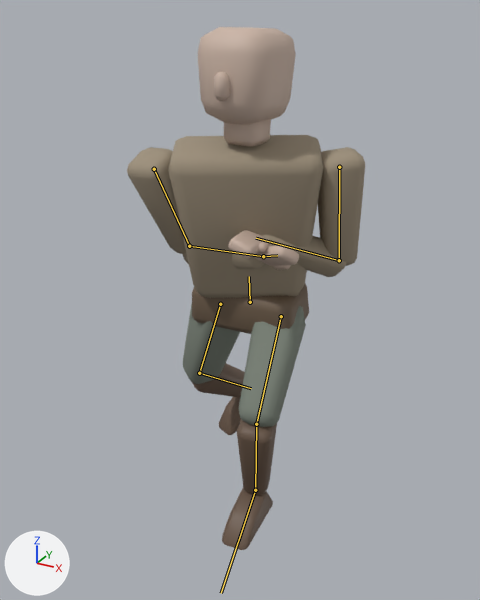
Before and after pictures for a commit that changed the FBX model Phase1_CombatAssets/export/fbx/ANIM_Sword_Attack_HorizontalRL.fbx.
One viewpoint serves both versions: a 50 mm camera at (0.0305, -0.0585, 0.0513) aimed at (0.0001, -0.0033, 0.0237). Every picture has the same lights, and +X, +Y and +Z are marked at lower left. The first picture is the older version. Both versions are drawn at frame 27 of the action 'Sword_Attack_HorizontalRL'; the numbers are the values there. The bones that change are drawn over the model as lines.

Names of what the first picture shows: 'Head_Geo', 'LeftFoot_Geo', 'LeftHand_Geo', 'LeftLowerArm_Geo', 'LeftLowerLeg_Geo', 'LeftUpperArm_Geo', 'LeftUpperLeg_Geo', 'LowerTorso_Geo', 'RightHand_Geo', 'RightLowerArm_Geo', 'RightLowerLeg_Geo', 'RightUpperArm_Geo', 'RightUpperLeg_Geo', 'UpperTorso_Geo' and 1 more.
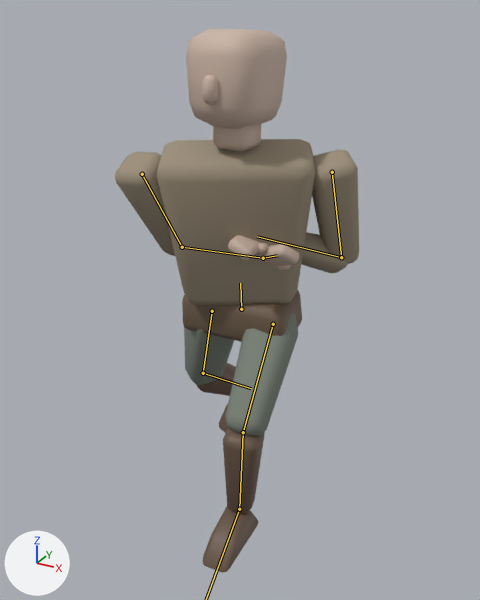
Pixel boxes (x1, y1, x2, y2) of what changed, in the pictures (480 x 600 px):
'UpperTorso_Geo', posed
    before: (168, 135, 323, 298)
    after: (156, 139, 315, 305)
'Head_Geo', posed
    before: (198, 27, 296, 147)
    after: (186, 29, 287, 151)
'LeftUpperLeg_Geo', posed
    before: (238, 306, 306, 427)
    after: (226, 313, 298, 436)
'LeftUpperArm_Geo', posed
    before: (318, 147, 365, 266)
    after: (312, 150, 359, 264)
'LowerTorso_Geo', posed
    before: (192, 284, 309, 334)
    after: (182, 289, 302, 342)
'RightUpperArm_Geo', posed
    before: (127, 147, 186, 254)
    after: (115, 152, 175, 256)
'LeftLowerLeg_Geo', posed (14% taller)
    before: (237, 419, 277, 495)
    after: (223, 427, 265, 514)
'LeftFoot_Geo', posed (8% wider, 6% taller)
    before: (222, 488, 273, 550)
    after: (203, 507, 258, 573)
'RightUpperLeg_Geo', posed
    before: (183, 303, 240, 384)
    after: (184, 327, 234, 385)
'LeftLowerArm_Geo', posed
    before: (263, 235, 346, 277)
    after: (301, 232, 348, 273)
'RightLowerLeg_Geo', posed
    before: (192, 363, 245, 398)
    after: (197, 363, 236, 396)
'LeftHand_Geo', posed
    before: (228, 230, 271, 259)
    after: (228, 235, 269, 260)
'RightHand_Geo', posed
    before: (254, 245, 299, 270)
    after: (258, 244, 299, 270)
bone 'LowerTorso', root to tip
    before: (250, 302) to (249, 276)
    after: (241, 309) to (240, 283)
bone 'LeftUpperArm', root to tip
    before: (339, 167) to (339, 260)
    after: (332, 172) to (341, 257)
bone 'LeftLowerArm', root to tip
    before: (339, 260) to (256, 238)
    after: (341, 257) to (257, 236)
bone 'RightUpperArm', root to tip
    before: (154, 169) to (189, 246)
    after: (142, 174) to (182, 247)
bone 'RightLowerArm', root to tip
    before: (189, 246) to (263, 256)
    after: (182, 247) to (263, 258)
bone 'RightHand', root to tip
    before: (263, 256) to (277, 255)
    after: (263, 258) to (277, 255)
bone 'LeftUpperLeg', root to tip
    before: (281, 316) to (256, 424)
    after: (273, 324) to (243, 432)
bone 'LeftLowerLeg', root to tip
    before: (256, 424) to (255, 490)
    after: (243, 432) to (239, 509)
bone 'RightUpperLeg', root to tip
    before: (220, 304) to (199, 373)
    after: (212, 311) to (203, 373)
bone 'RightLowerLeg', root to tip
    before: (199, 373) to (251, 388)
    after: (203, 373) to (251, 388)

The change, as a list of edits to the scene's bpy script:
```text
Change bone_lowertorso:
    where bone_lowertorso = bpy.data.objects['R15_Rig'].pose.bones['LowerTorso']  # child of 'HumanoidRootNode'
    bone_lowertorso.location: (-0.04, -0.37, -0.16) -> (-0.04, -0.38, -0.34)
Change bone_leftupperarm:
    where bone_leftupperarm = bpy.data.objects['R15_Rig'].pose.bones['LeftUpperArm']  # child of 'UpperTorso'
    bone_leftupperarm.rotation_quaternion: (0.796, -0.021, 0.603, -0.046) -> (0.77, 0.075, 0.632, -0.039)  # degrees (-18, 73, -20) -> degrees (19, 78, 10)
Change bone_leftlowerarm:
    where bone_leftlowerarm = bpy.data.objects['R15_Rig'].pose.bones['LeftLowerArm']  # child of 'LeftUpperArm'
    bone_leftlowerarm.rotation_quaternion: (0.505, -0.819, -0.142, 0.231) -> (0.458, -0.846, -0.129, 0.239)  # degrees (-113, 14, 29) -> degrees (-119, 17, 27)
Change bone_rightupperarm:
    where bone_rightupperarm = bpy.data.objects['R15_Rig'].pose.bones['RightUpperArm']  # child of 'UpperTorso'
    bone_rightupperarm.rotation_quaternion: (0.856, -0.005, -0.496, -0.142) -> (0.828, 0.011, -0.534, -0.169)  # degrees (15, -58, -27) -> degrees (25, -62, -38)
Change bone_rightlowerarm:
    where bone_rightlowerarm = bpy.data.objects['R15_Rig'].pose.bones['RightLowerArm']  # child of 'RightUpperArm'
    bone_rightlowerarm.rotation_quaternion: (0.679, -0.725, -0.076, 0.081) -> (0.71, -0.7, -0.055, 0.055)  # degrees (-94, 1, 13) -> degrees (-89, 0, 9)
Change bone_righthand:
    where bone_righthand = bpy.data.objects['R15_Rig'].pose.bones['RightHand']  # child of 'RightLowerArm'
    bone_righthand.rotation_quaternion: (-0.306, -0.062, 0.931, -0.188) -> (-0.212, -0.056, 0.944, -0.247)  # degrees (23, -144, 0) -> degrees (29, -155, 0)
Change bone_leftupperleg:
    where bone_leftupperleg = bpy.data.objects['R15_Rig'].pose.bones['LeftUpperLeg']  # child of 'LowerTorso'
    bone_leftupperleg.rotation_quaternion: (0.892, -0.445, -0.085, -0.002) -> (0.883, -0.464, -0.071, 0.007)  # degrees (-53, -9, 4) -> degrees (-56, -7, 5)
Change bone_leftlowerleg:
    where bone_leftlowerleg = bpy.data.objects['R15_Rig'].pose.bones['LeftLowerLeg']  # child of 'LeftUpperLeg'
    bone_leftlowerleg.rotation_quaternion: (0.866, 0.5, 0.0, 0.0) -> (0.885, 0.465, 0.0, 0.0)  # degrees (60, 0, 0) -> degrees (55, 0, 0)
Change bone_leftfoot:
    where bone_leftfoot = bpy.data.objects['R15_Rig'].pose.bones['LeftFoot']  # child of 'LeftLowerLeg'
    bone_leftfoot.rotation_quaternion: (0.988, 0.131, 0.075, -0.032) -> (0.994, 0.069, 0.078, -0.033)  # degrees (15, 9, -3) -> degrees (8, 9, -3)
Change bone_rightupperleg:
    where bone_rightupperleg = bpy.data.objects['R15_Rig'].pose.bones['RightUpperLeg']  # child of 'LowerTorso'
    bone_rightupperleg.rotation_quaternion: (0.938, -0.03, 0.304, 0.165) -> (0.933, 0.051, 0.317, 0.164)  # degrees (3, 35, 21) -> degrees (14, 35, 24)
Change bone_rightlowerleg:
    where bone_rightlowerleg = bpy.data.objects['R15_Rig'].pose.bones['RightLowerLeg']  # child of 'RightUpperLeg'
    bone_rightlowerleg.rotation_quaternion: (0.882, 0.471, 0.0, 0.0) -> (0.924, 0.383, 0.0, 0.0)  # degrees (56, 0, 0) -> degrees (45, 0, 0)
```
